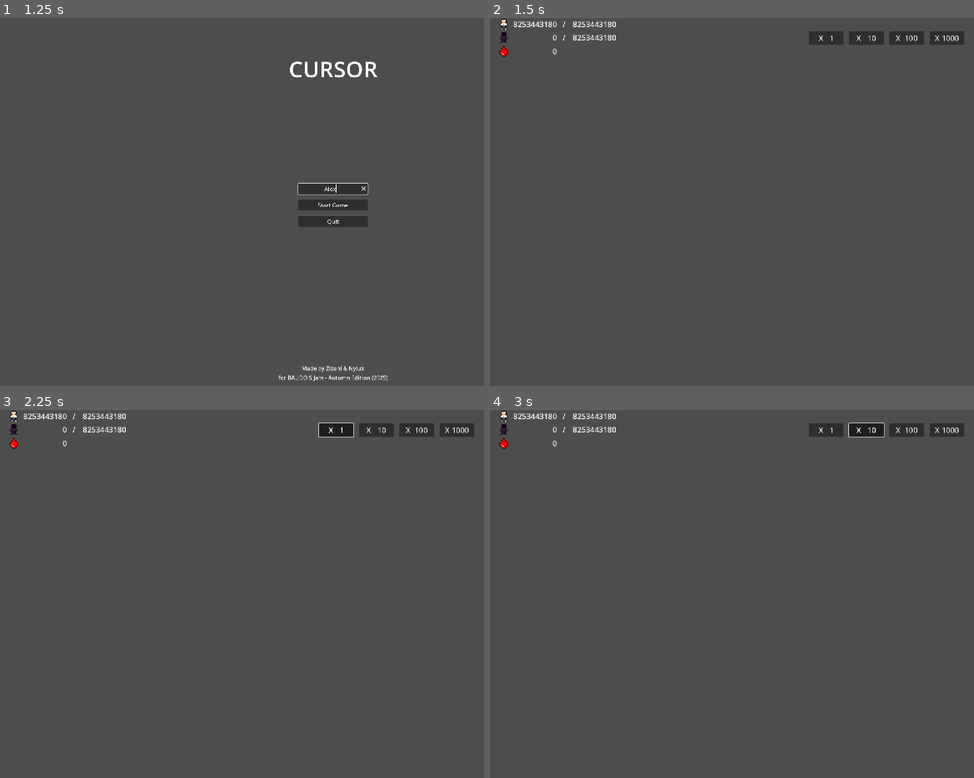
Above: before the commit, frames 1-4 (two rows, left to right).
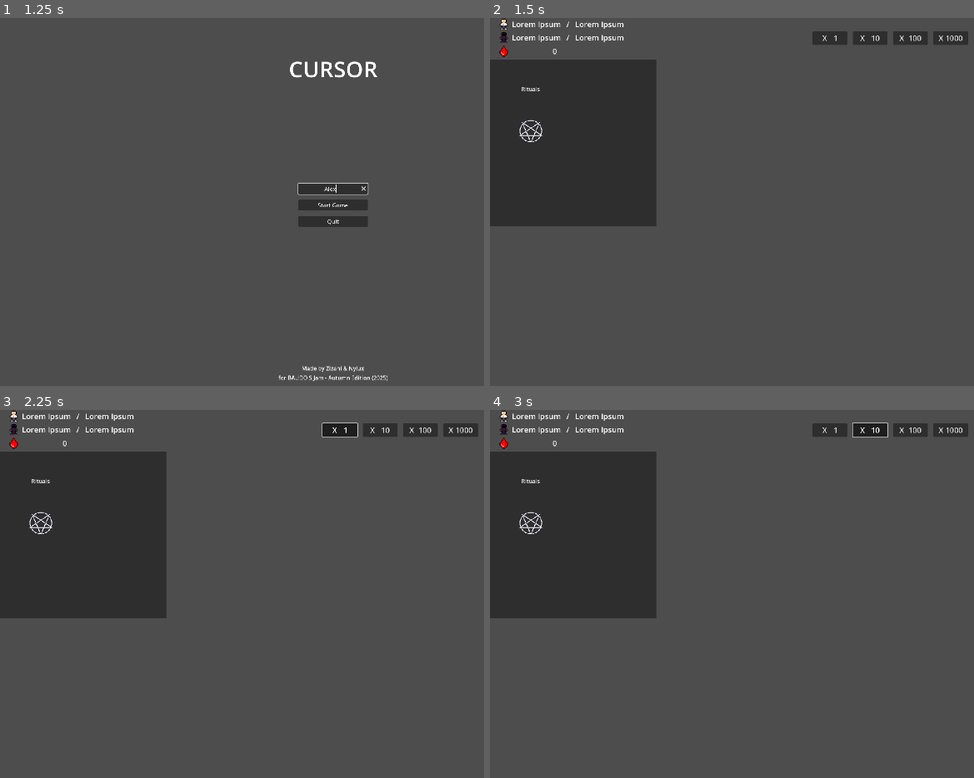
Above: after the commit, the same moments.

Repository: Nylux/CursedClicker
Game: Godot game, scene res://Scenes/main_menu.tscn
Same seed, same stepped clock (60 frames per second), same inputs: the game is played once before the commit and once after it. The engine's default icon, where the game draws it, is replaced by a stand-in: a white triangle on a blue panel in a dark square.
Inputs (mouse positions are in pixels of both pictures, inside the frame that each line leads up to):
- Up to frame 1 (1.25 s): click (333, 187) at 0.52 s; type "Alex" at 0.6 s
- Up to frame 2 (1.5 s): click "Start Game" at 1.25 s
- Up to frame 3 (2.25 s): click "X 1" at 2 s
- Up to frame 4 (3 s): click "X 10" at 2.75 s

Frame 1 is identical in both runs. In frame 2, 16% of the frame differs, in the area x 0-99%, y 0-57%; in frame 3, 16%; in frame 4, 16%.
Error after the commit: Invalid access to property or key 'cultist_sacrificied' on a base object of type 'Node (event_bus.gd)'. (res://Scripts/cultist_handler.gd:12)

Commit message:
[Minor] documentation

Diff:
--- a/Scripts/animated_texture_rect.gd
+++ b/Scripts/animated_texture_rect.gd
@@ -1,3 +1,4 @@
+# extention of TextureRect to enable animation in a control
 extends TextureRect
 
 class_name AnimatedTextureRect
--- a/Scripts/click_handler.gd
+++ b/Scripts/click_handler.gd
@@ -5,7 +5,6 @@
 
 func _ready() -> void:
 	button_container = $/root/Game/CanvasLayer/VBoxContainer/HBoxContainer/HBoxContainer
-	EventBus.clicked.connect(_on_ui_clicked)
 	button_group.pressed.connect(_on_button_group_pressed)
 
 	## button group
@@ -18,9 +17,6 @@
 	var button1000: Button = button_container.get_node("ButtonTimes1000")
 	button1000.text = "X 1000"
 
-func _on_ui_clicked(_ui: AnimatedTextureRect) -> void:
-	GameManager.count_click += 1
-
 func _on_button_group_pressed(button: Button) -> void:
 	match button.name:
 		"ButtonTimes1":
--- a/Scripts/event_bus.gd
+++ b/Scripts/event_bus.gd
@@ -9,7 +9,7 @@
 signal cultist_changed(amount)
 
 # clicked on altar
-signal cultist_sacrificied(amount)
+signal sacrifice_created(amount)
 
-# sent
+# generated blood
 signal blood_created(amount)
--- a/Scripts/features_graph.gd
+++ b/Scripts/features_graph.gd
@@ -1,3 +1,4 @@
+# storage of all unlockable nodes and graph describing how the game progresses
 extends Node
 
 var features := UnlockableGraph.new()
--- a/Scripts/game_manager.gd
+++ b/Scripts/game_manager.gd
@@ -1,7 +1,6 @@
 extends Node2D
 
 var click_multiplier: int = 1
-var count_click: int = 0
 
 func _unhandled_input(event: InputEvent) -> void:
 	if event is InputEventKey and event.pressed:
--- a/Scripts/progression_handler.gd
+++ b/Scripts/progression_handler.gd
@@ -1,11 +1,13 @@
+# script to handle the progression system
+# described how each unlockable node interact with the whole game
 extends Node
 
 func _ready() -> void:
 	for node: UnlockableNode in FeaturesGraph.nodes:
 		node.connect_unlocked(features_creation.bind(FeaturesGraph.nodes[node]))
 
-
 func features_creation(prog: FeaturesGraph.PROGRESSION) -> void:
+	print(prog)
 	match prog:
 		FeaturesGraph.PROGRESSION.RITUALS:
 			$/root/Game/CanvasLayer/VBoxContainer/GridContainer/Control.visible = false
Not shown: 1 places in Scenes/game.tscn that only renumber resources
